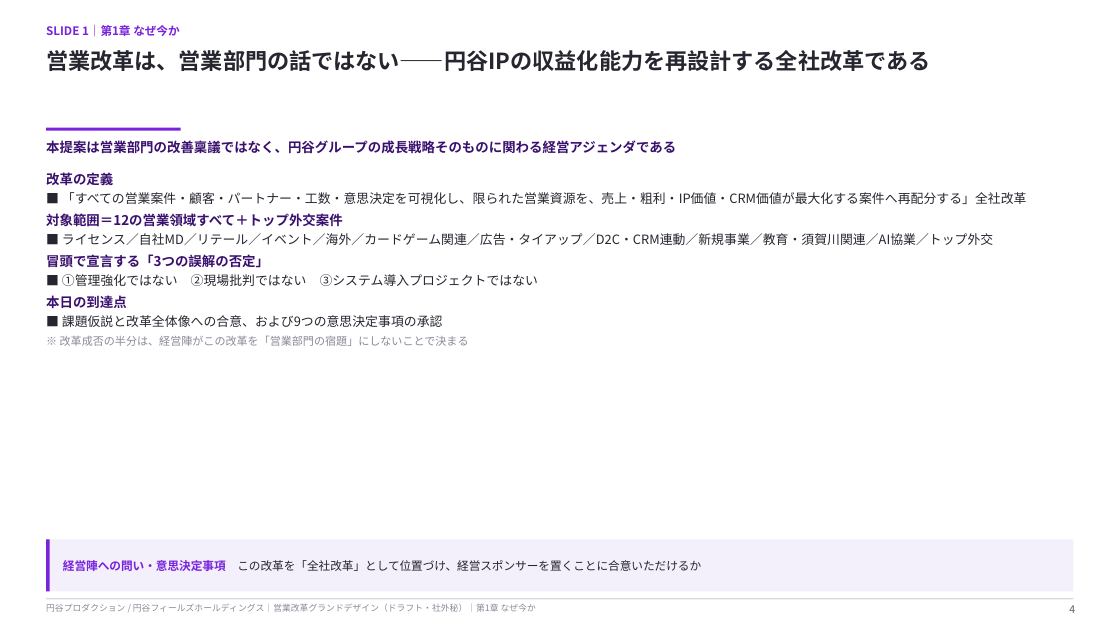
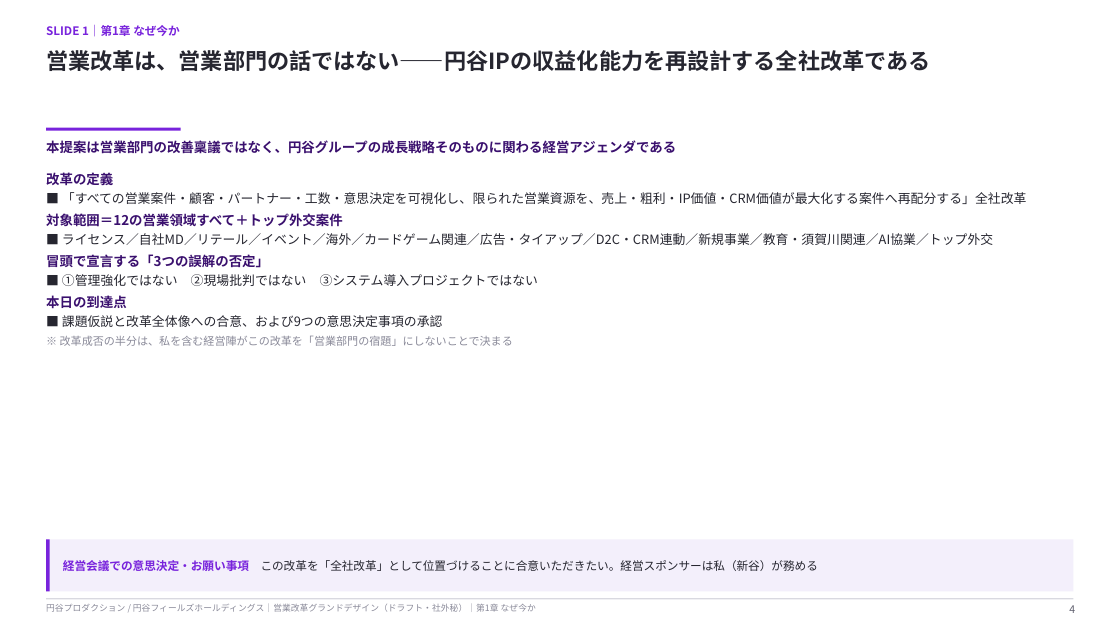
Before and after one commit to hayatoshintani-spe/kessho-lens, a slide deck: slide 4 of docs/営業改革グランドデザイン_円谷.pptx. Drawn at 1120x630 pixels with LibreOffice and Linux fonts; fonts in the diff are those of the drawing. Boxes give left, top, right and bottom in pixels: in the first picture for what was removed or moved away, otherwise in the second. Text is boxed around its words. In the diff, an @@ line names an element or a change of style, - is before the commit and + after.

```diff
--- a/docs/営業改革グランドデザイン_円谷.pptx
+++ b/docs/営業改革グランドデザイン_円谷.pptx
@@ text at box(60, 335, 513, 346): text changed @@
-※ 改革成否の半分は、経営陣がこの改革を「営業部門の宿題」にしないことで決まる
+※ 改革成否の半分は、私を含む経営陣がこの改革を「営業部門の宿題」にしないことで決まる
@@ text at box(63, 560, 818, 571): text changed @@
-経営陣への問い・意思決定事項 この改革を「全社改革」として位置づけ、経営スポンサーを置くことに合意いただけるか
+経営会議での意思決定・お願い事項 この改革を「全社改革」として位置づけることに合意いただきたい。経営スポンサーは私（新谷）が務める
```
Also in this commit, not shown: 26 other slides changed, 1 other file.
